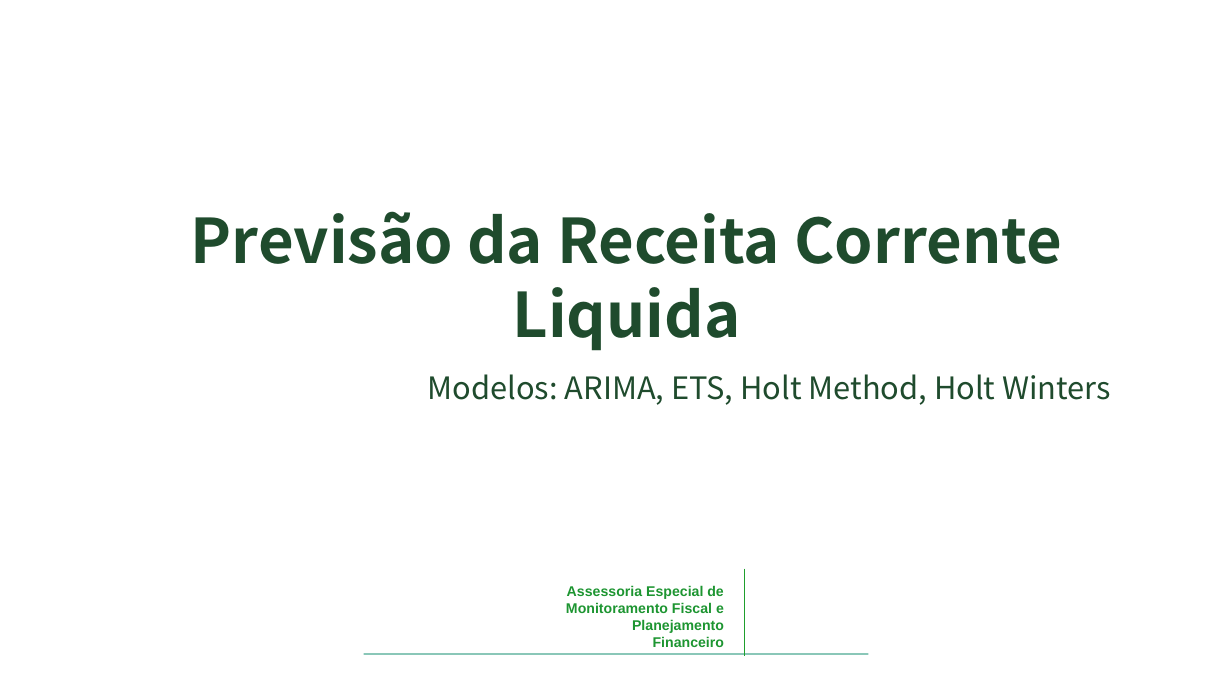
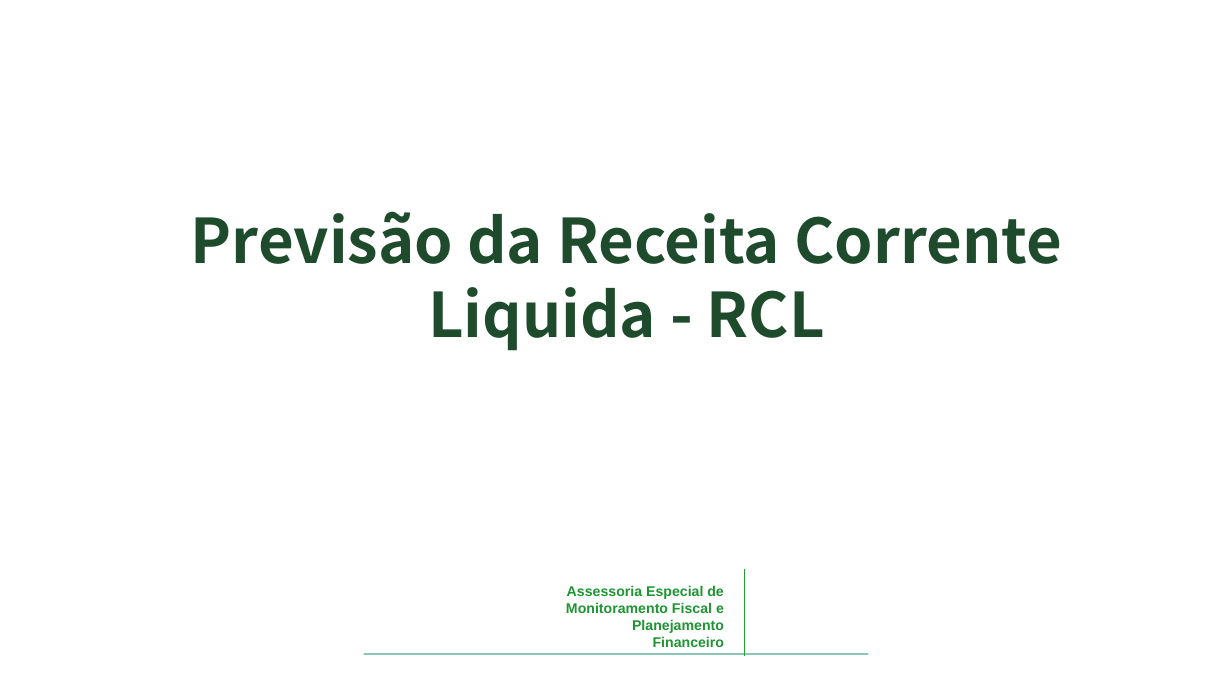
Before and after one commit to raphaellima1/Previs-o-RCL, a slide deck: slide 1 of Estimativa de receitas.pptx. Drawn at 1232x693 pixels with LibreOffice and Linux fonts; fonts in the diff are those of the drawing; background and template pictures are left out. Boxes give left, top, right and bottom in pixels: in the first picture for what was removed or moved away, otherwise in the second. Text is boxed around its words. In the diff, an @@ line names an element or a change of style, - is before the commit and + after.

```diff
--- a/Estimativa de receitas.pptx
+++ b/Estimativa de receitas.pptx
@@ title at <box>191,211,1062,351</box>: text changed @@
-Previsão da Receita Corrente Liquida
+Previsão da Receita Corrente Liquida - RCL
@@ subtitle removed at <box>428,374,1111,405</box> @@
-Modelos: ARIMA, ETS, Holt Method, Holt Winters
```
Also in this commit, not shown: 4 other slides changed, 4 other files.
